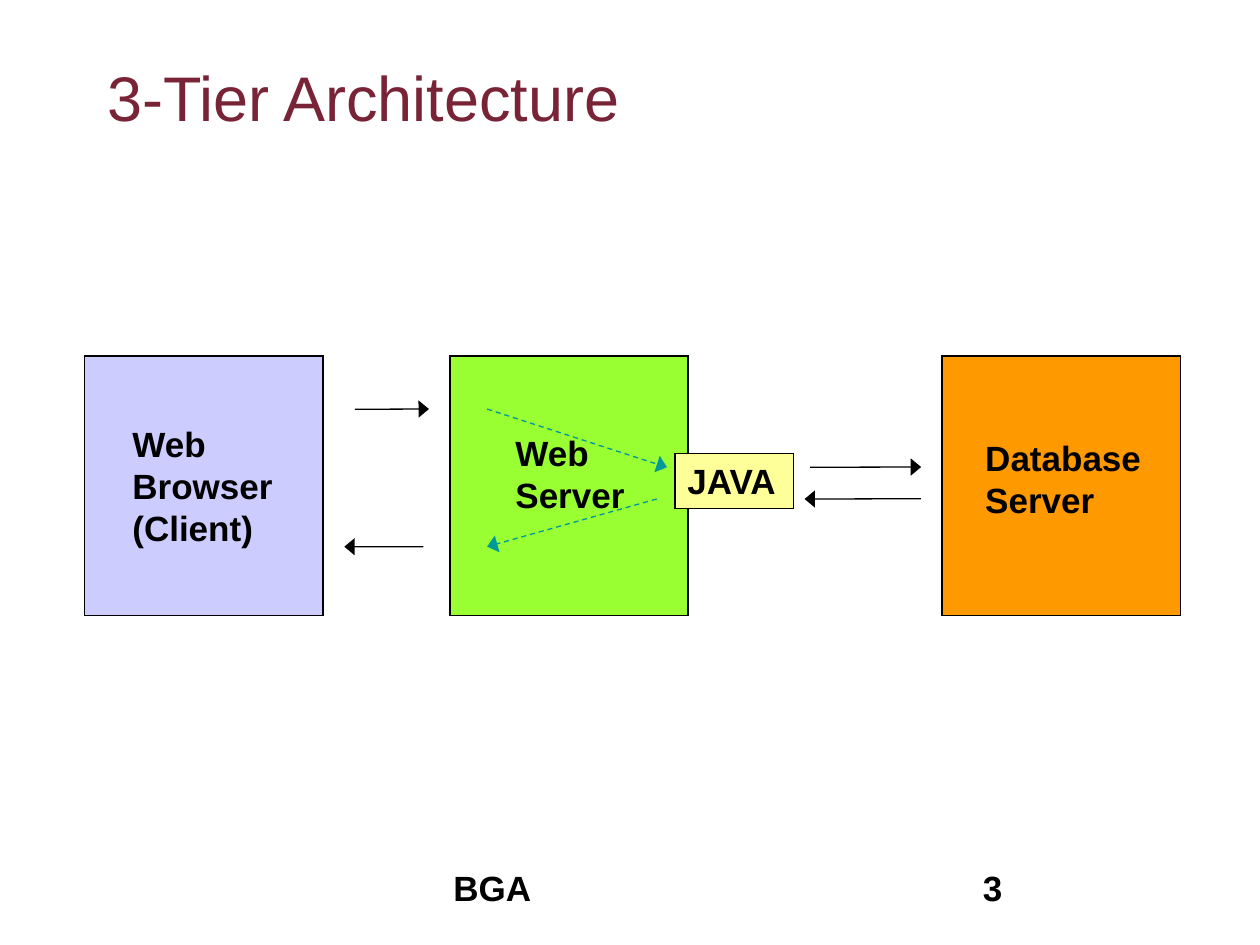
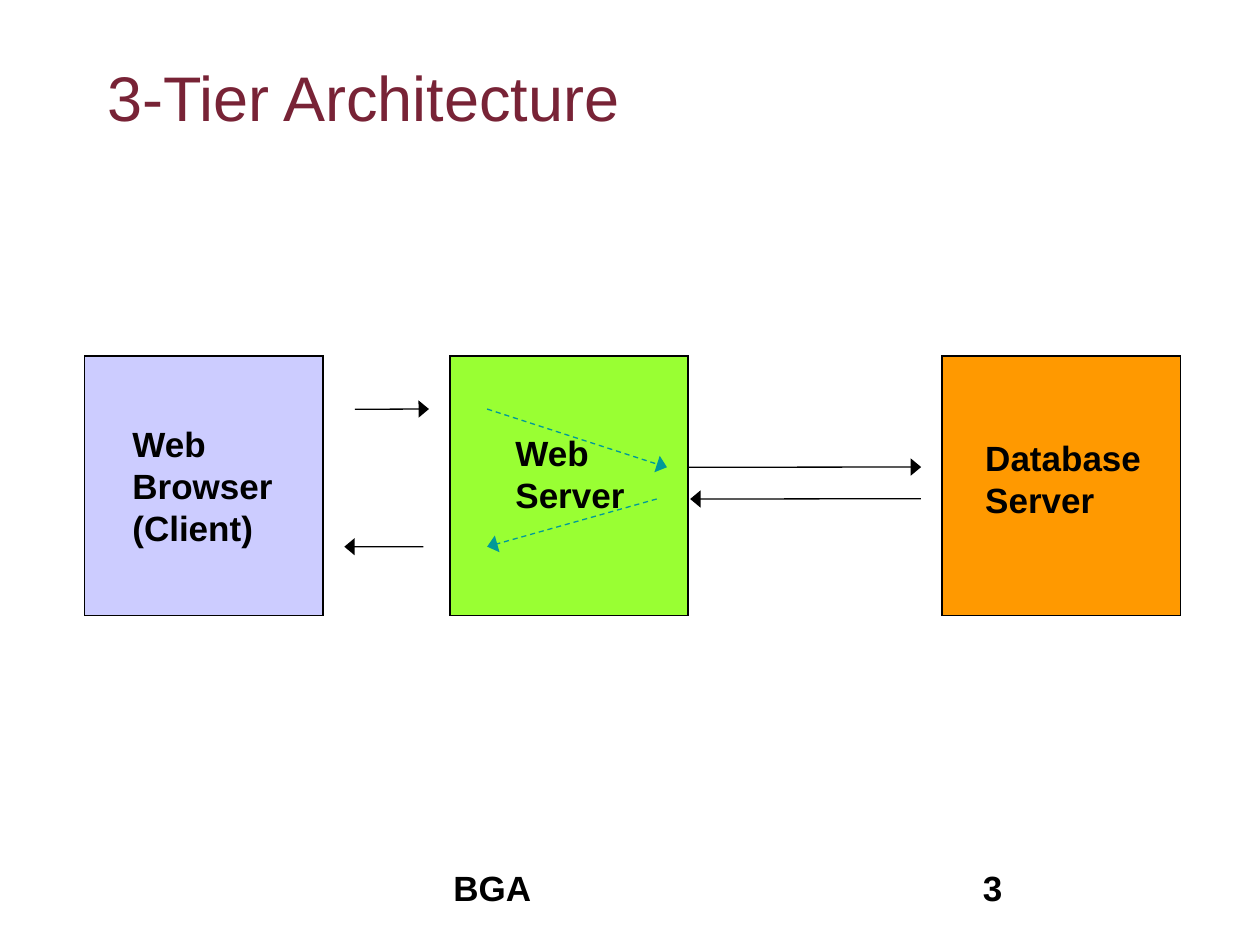
Before and after one commit to flyworker/python-automation-testing, a slide deck: slide 3 of document/course4.ppt. Drawn at 1260x945 pixels with LibreOffice and Linux fonts; fonts in the diff are those of the drawing; background and template pictures are left out. Boxes give left, top, right and bottom in pixels: in the first picture for what was removed or moved away, otherwise in the second. Text is boxed around its words. In the diff, an @@ line names an element or a change of style, - is before the commit and + after.

```diff
--- a/document/course4.ppt
+++ b/document/course4.ppt
@@ rectangle removed at (675, 454, 794, 509) @@
-JAVA
@@ arrow moved from (810, 467) - (921, 467) to (688, 467) - (921, 467) @@
@@ arrow moved from (921, 499) - (805, 499) to (921, 499) - (690, 499) @@
```
Also in this commit, not shown: 3 other slides changed, 9 other files.
